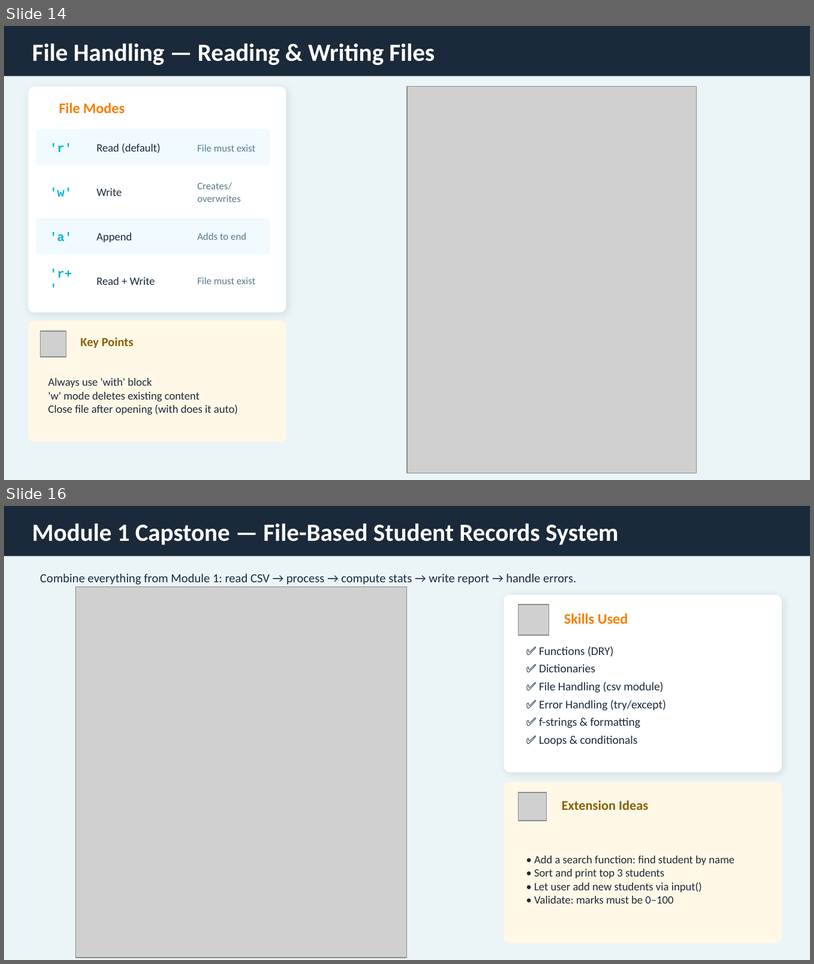
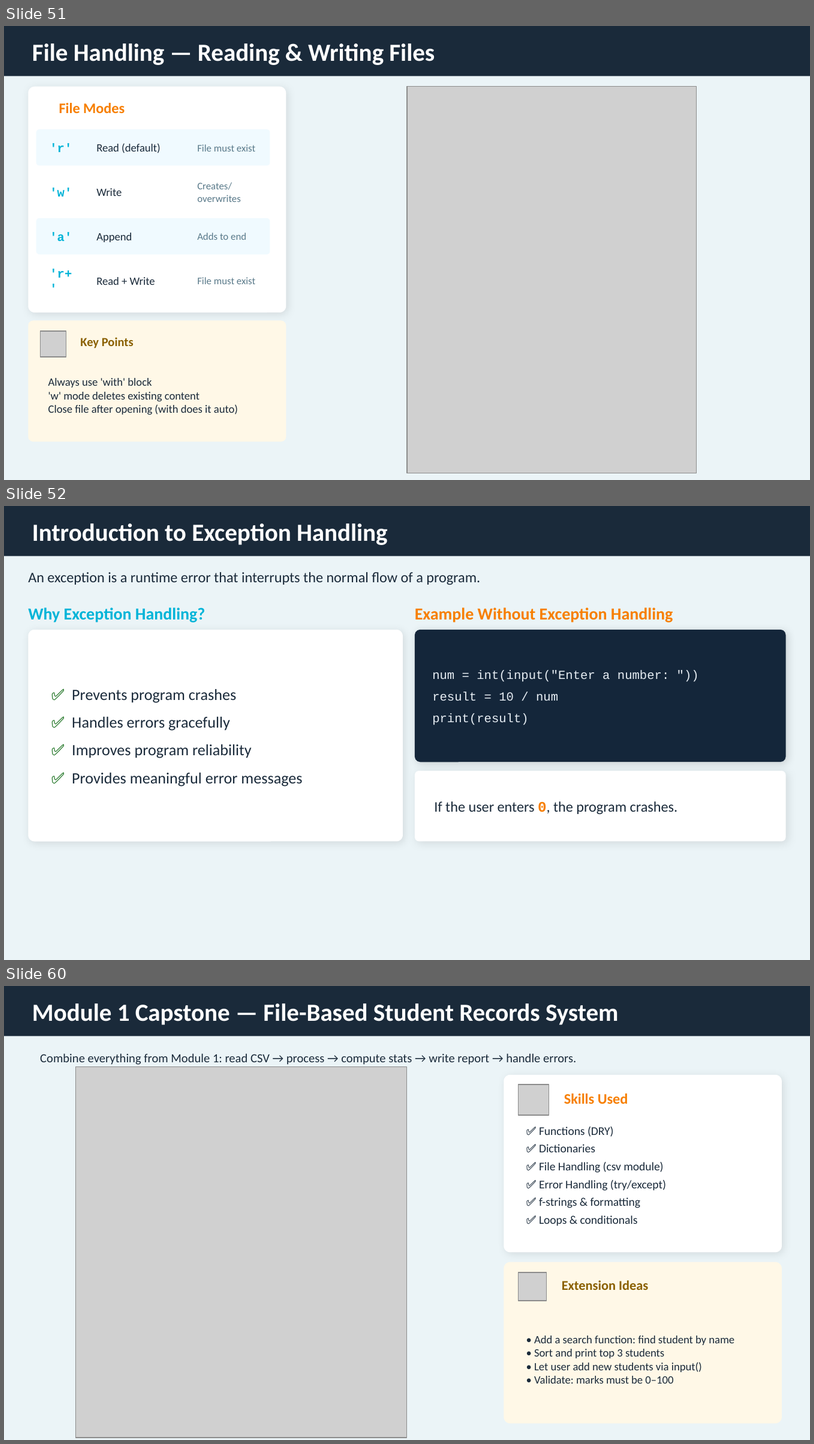
Before and after one commit to GursimranjeetSingh/2b-Academy, a slide deck: Presentations/Week2_Python_Bootcamp.pptx. Shown one above the other, each under a label of ours: slides 14 and 16 before the commit, slides 51, 52 and 60 after it; the slides between them are not shown. The pictures are 814x964 and 814x1444 pixels, drawn with LibreOffice and Linux fonts; fonts in the diff are those of the drawing; grey boxes stand for pictures. Boxes give left, top, right and bottom in pixels: in the first picture for what was removed or moved away, otherwise in the second. Text is boxed around its words. In the diff, an @@ line names an element or a change of style, - is before the commit and + after.

```diff
--- a/Presentations/Week2_Python_Bootcamp.pptx
+++ b/Presentations/Week2_Python_Bootcamp.pptx
@@ slide 52 added at <box>4,506,810,960</box>, background #EBF4F7 @@
@@ rectangle added at <box>4,506,810,556</box>, fill #1A2A3A @@
@@ text added at <box>32,523,388,545</box>, 22 pt, text #FFFFFF, bold @@
+Introduction to Exception Handling
@@ text added at <box>28,572,480,585</box>, 13 pt, text #1A2A3A @@
+An exception is a runtime error that interrupts the normal flow of a program.
@@ text added at <box>28,607,205,622</box>, 15 pt, text #00B4D8, bold @@
+Why Exception Handling?
@@ text added at <box>415,607,673,622</box>, 15 pt, text #F77F00, bold @@
+Example Without Exception Handling
@@ rounded rectangle added at <box>28,630,403,841</box>, fill #FFFFFF @@
@@ rounded rectangle added at <box>415,630,786,762</box>, fill #14263A @@
@@ text added at <box>432,670,669,725</box>, 11 pt, text #E6EDF3 @@
+num = int(input("Enter a number: "))
+result = 10 / num
+print(result)
@@ text added at <box>72,689,302,786</box>, 14 pt, text #1A2A3A @@
+✅ Prevents program crashes
+✅ Handles errors gracefully
+✅ Improves program reliability
+✅ Provides meaningful error messages
@@ rounded rectangle added at <box>415,771,786,841</box>, fill #FFFFFF @@
@@ text added at <box>434,801,678,814</box>, 13 pt, text #1A2A3A @@
+If the user enters 0, the program crashes.
@@ what was slide 14 is now slide 51 @@
@@ what was slide 16 is now slide 60 @@
```
Also in this commit, not shown: 14 slides changed, 55 other slides added, 3 slides removed, 1 other file.
